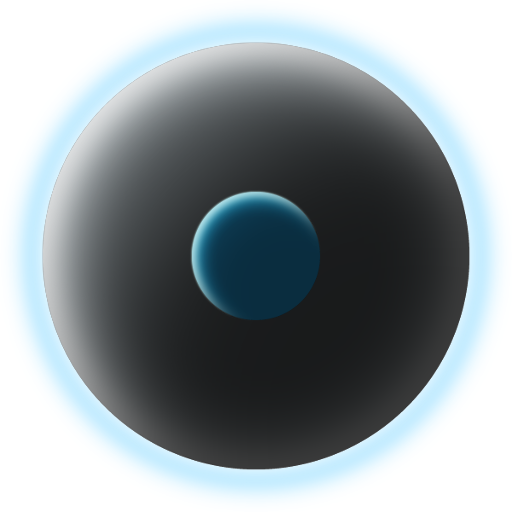
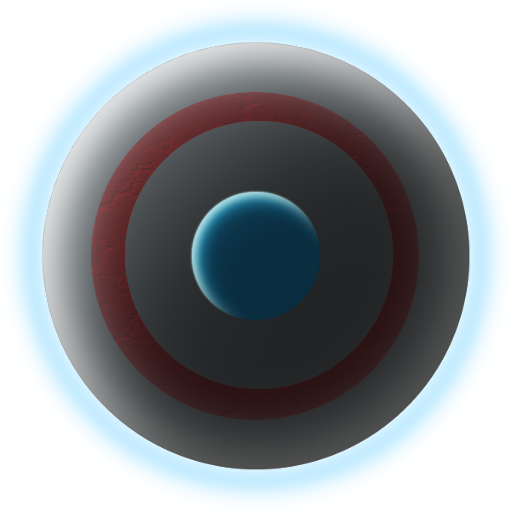
Revision of a layered 512x512 image; what changed, layer by layer:
"lineLarge": opacity 75% → 66% over bbox(43, 43, 470, 470)
added layer "Layer" (soft light) above "planet base" over bbox(91, 92, 419, 420)
